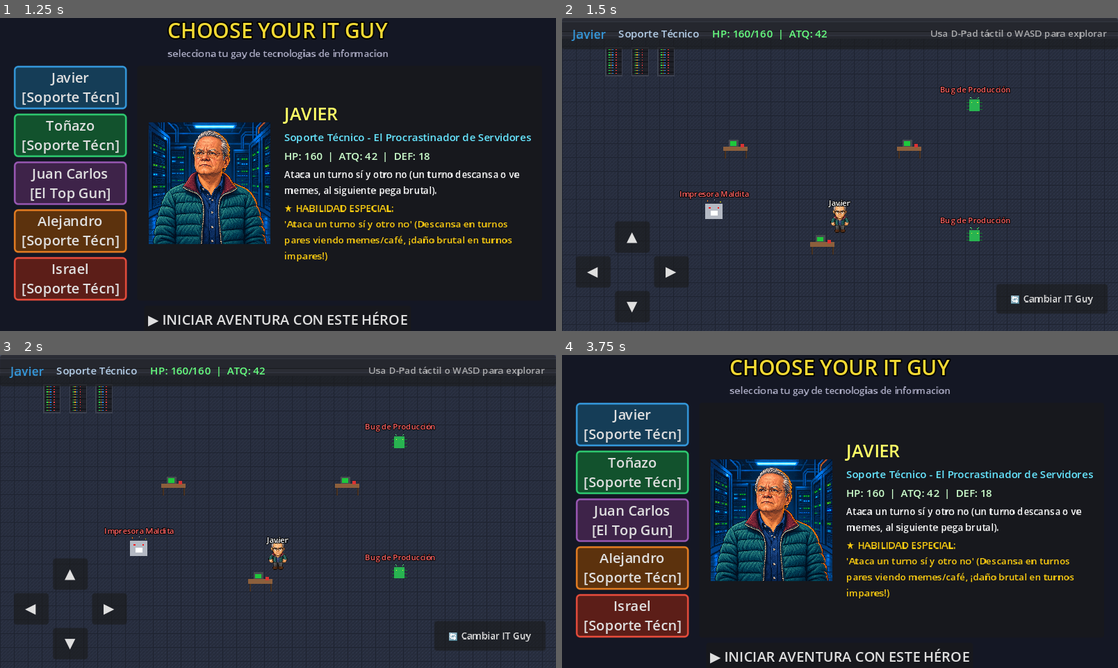
Above: before the commit, frames 1-4 (two rows, left to right).
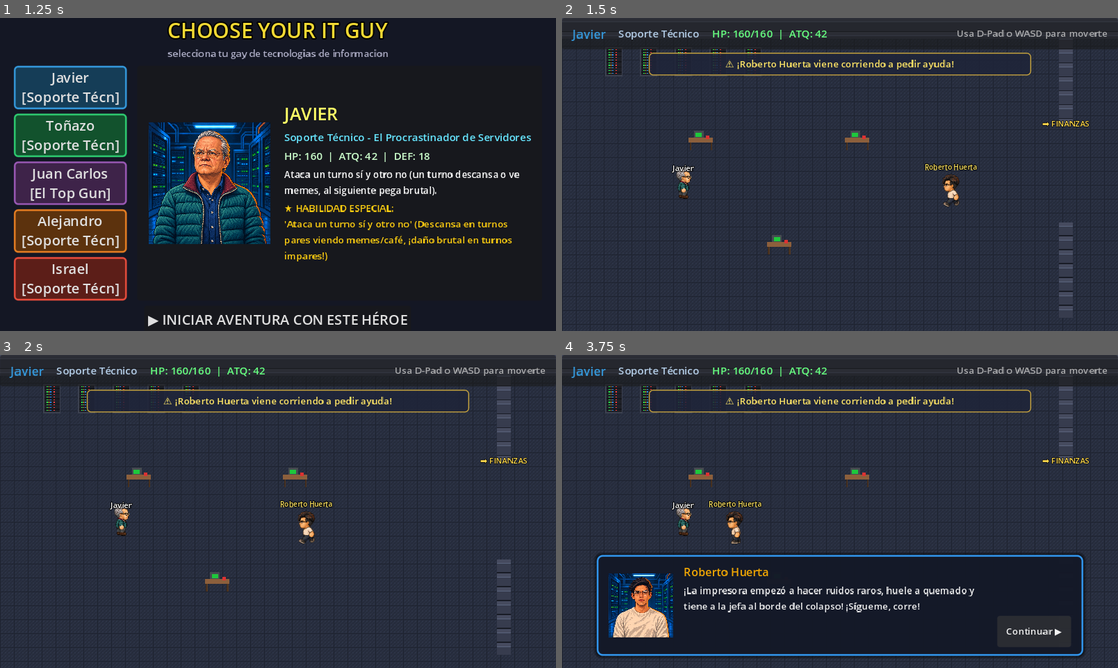
Above: after the commit, the same moments.

Repository: nevalova/it-adventures
Game: Godot game, scene res://scenes/title_screen.tscn
Same seed, same stepped clock (60 frames per second), same inputs: the game is played once before the commit and once after it.
Inputs (mouse positions are in pixels of both pictures, inside the frame that each line leads up to):
- Up to frame 1 (1.25 s): tap Space at 0.5, 0.6 s; move the mouse to (400, 158) at 0.52 s; hold Right (ui_right) from 0.53 s (still down); hold Enter (ui_accept) from 0.53 s (still down); click (400, 158) at 0.67 s
- Up to frame 2 (1.5 s): release Right (ui_right) at 1.25 s; release Enter (ui_accept) at 1.25 s; click "▶ INICIAR AVENTURA CON ESTE H…" at 1.25 s
- Up to frame 3 (2 s): no input
- Up to frame 4 (3.75 s): click (634, 574) at 2 s, where only the run before the commit has a clickable "▲"; click (634, 642) at 2.75 s, where only the run before the commit has a clickable "▼"; click (1034, 630) at 3.5 s, where only the run after the commit has a clickable "Continuar ▶"

Frame 1 is identical in both runs. In frame 2, 6.2% of the frame differs, in the area x 2-99%, y 3-98%; in frame 3, 6.2%; in frame 4, 58%, in the area x 0-100%, y 0-100%.

Commit message:
Add Roberto Huerta intro cinematic, office corridor, Usuaria NPC, and Impresora Maldita boss fight

Diff:
--- a/scenes/battle.tscn
+++ b/scenes/battle.tscn
@@ -74,8 +74,8 @@
 layout_mode = 2
 
 [node name="EnemySprite" type="TextureRect" parent="MainBox/BattleArena/EnemySide/Center"]
-texture_filter = 0
-custom_minimum_size = Vector2(80, 80)
+texture_filter = 1
+custom_minimum_size = Vector2(110, 110)
 layout_mode = 2
 texture = ExtResource("2_enemy_spr")
 expand_mode = 1
--- a/scenes/enemy.tscn
+++ b/scenes/enemy.tscn
@@ -12,7 +12,8 @@
 script = ExtResource("1_enemy")
 
 [node name="Sprite2D" type="Sprite2D" parent="."]
-texture_filter = 0
+texture_filter = 1
+scale = Vector2(0.2, 0.2)
 texture = ExtResource("2_spr")
 
 [node name="CollisionShape2D" type="CollisionShape2D" parent="."]
--- a/scenes/overworld.tscn
+++ b/scenes/overworld.tscn
@@ -7,19 +7,55 @@
 [ext_resource type="Texture2D" path="res://assets/desk.png" id="5_desk"]
 [ext_resource type="PackedScene" path="res://scenes/player.tscn" id="6_player"]
 [ext_resource type="PackedScene" path="res://scenes/enemy.tscn" id="7_enemy"]
+[ext_resource type="Texture2D" path="res://assets/characters/roberto_huerta_spritesheet.png" id="8_roberto_spr"]
+[ext_resource type="Texture2D" path="res://assets/characters/usuaria_spritesheet.png" id="9_usuaria_spr"]
+[ext_resource type="Texture2D" path="res://assets/props/workstation_assembled.png" id="10_workstation"]
+[ext_resource type="Texture2D" path="res://assets/props/desk_light.png" id="11_desk_light"]
+[ext_resource type="Texture2D" path="res://assets/props/desk_office.png" id="12_desk_office"]
 
 [sub_resource type="RectangleShape2D" id="RectangleShape2D_wall_h"]
-size = Vector2(640, 20)
+size = Vector2(1280, 20)
 
 [sub_resource type="RectangleShape2D" id="RectangleShape2D_wall_v"]
 size = Vector2(20, 360)
 
+[sub_resource type="RectangleShape2D" id="RectangleShape2D_divider"]
+size = Vector2(16, 110)
+
+[sub_resource type="RectangleShape2D" id="RectangleShape2D_trigger"]
+size = Vector2(40, 260)
+
+[sub_resource type="StyleBoxFlat" id="StyleBoxFlat_dialog"]
+bg_color = Color(0.08, 0.1, 0.16, 0.94)
+border_width_left = 2
+border_width_top = 2
+border_width_right = 2
+border_width_bottom = 2
+border_color = Color(0.2, 0.6, 0.95, 1)
+corner_radius_top_left = 6
+corner_radius_top_right = 6
+corner_radius_bottom_right = 6
+corner_radius_bottom_left = 6
+shadow_size = 4
+
+[sub_resource type="StyleBoxFlat" id="StyleBoxFlat_objective"]
+bg_color = Color(0.12, 0.14, 0.22, 0.88)
+border_width_left = 1
+border_width_top = 1
+border_width_right = 1
+border_width_bottom = 1
+border_color = Color(0.95, 0.77, 0.25, 0.9)
+corner_radius_top_left = 4
+corner_radius_top_right = 4
+corner_radius_bottom_right = 4
+corner_radius_bottom_left = 4
+
 [node name="Overworld" type="Node2D"]
 script = ExtResource("1_overworld")
 
 [node name="Floor" type="TextureRect" parent="."]
 texture_filter = 0
-offset_right = 640.0
+offset_right = 1280.0
 offset_bottom = 360.0
 texture = ExtResource("2_floor")
 stretch_mode = 1
@@ -30,17 +66,17 @@
 
 [node name="WallTop" type="TextureRect" parent="Walls"]
 texture_filter = 0
-offset_right = 640.0
+offset_right = 1280.0
 offset_bottom = 24.0
 texture = ExtResource("3_wall")
 stretch_mode = 1
 
 [node name="CollTop" type="CollisionShape2D" parent="Walls"]
-position = Vector2(320, 10)
+position = Vector2(640, 10)
 shape = SubResource("RectangleShape2D_wall_h")
 
 [node name="CollBottom" type="CollisionShape2D" parent="Walls"]
-position = Vector2(320, 350)
+position = Vector2(640, 350)
 shape = SubResource("RectangleShape2D_wall_h")
 
 [node name="CollLeft" type="CollisionShape2D" parent="Walls"]
@@ -48,8 +84,46 @@
 shape = SubResource("RectangleShape2D_wall_v")
 
 [node name="CollRight" type="CollisionShape2D" parent="Walls"]
-position = Vector2(630, 180)
+position = Vector2(1270, 180)
 shape = SubResource("RectangleShape2D_wall_v")
+
+[node name="WallDividerTop" type="TextureRect" parent="Walls"]
+texture_filter = 0
+offset_left = 572.0
+offset_top = 20.0
+offset_right = 588.0
+offset_bottom = 125.0
+texture = ExtResource("3_wall")
+stretch_mode = 1
+
+[node name="CollDividerTop" type="CollisionShape2D" parent="Walls"]
+position = Vector2(580, 70)
+shape = SubResource("RectangleShape2D_divider")
+
+[node name="WallDividerBottom" type="TextureRect" parent="Walls"]
+texture_filter = 0
+offset_left = 572.0
+offset_top = 235.0
+offset_right = 588.0
+offset_bottom = 345.0
+texture = ExtResource("3_wall")
+stretch_mode = 1
+
+[node name="CollDividerBottom" type="CollisionShape2D" parent="Walls"]
+position = Vector2(580, 290)
+shape = SubResource("RectangleShape2D_divider")
+
+[node name="SignLabel" type="Label" parent="."]
+offset_left = 520.0
+offset_top = 115.0
+offset_right = 640.0
+offset_bottom = 138.0
+theme_override_colors/font_color = Color(1, 0.85, 0.3, 1)
+theme_override_colors/font_outline_color = Color(0, 0, 0, 1)
+theme_override_constants/outline_size = 2
+theme_override_font_sizes/font_size = 9
+text = "➡️ FINANZAS"
+horizontal_alignment = 1
 
 [node name="EnvironmentProps" type="Node2D" parent="."]
 
@@ -60,49 +134,123 @@
 
 [node name="ServerRack2" type="Sprite2D" parent="EnvironmentProps"]
 texture_filter = 0
-position = Vector2(90, 50)
+position = Vector2(100, 50)
 texture = ExtResource("4_rack")
 
 [node name="ServerRack3" type="Sprite2D" parent="EnvironmentProps"]
 texture_filter = 0
-position = Vector2(120, 50)
+position = Vector2(140, 50)
 texture = ExtResource("4_rack")
 
-[node name="Desk1" type="Sprite2D" parent="EnvironmentProps"]
-texture_filter = 0
-position = Vector2(200, 150)
+[node name="ServerRack4" type="Sprite2D" parent="EnvironmentProps"]
+texture_filter = 0
+position = Vector2(180, 50)
+texture = ExtResource("4_rack")
+
+[node name="ServerRack5" type="Sprite2D" parent="EnvironmentProps"]
+texture_filter = 0
+position = Vector2(220, 50)
+texture = ExtResource("4_rack")
+
+[node name="DeskIT1" type="Sprite2D" parent="EnvironmentProps"]
+texture_filter = 0
+position = Vector2(160, 140)
 texture = ExtResource("5_desk")
 
-[node name="Desk2" type="Sprite2D" parent="EnvironmentProps"]
-texture_filter = 0
-position = Vector2(400, 150)
+[node name="DeskIT2" type="Sprite2D" parent="EnvironmentProps"]
+texture_filter = 0
+position = Vector2(340, 140)
 texture = ExtResource("5_desk")
 
-[node name="Desk3" type="Sprite2D" parent="EnvironmentProps"]
-texture_filter = 0
-position = Vector2(300, 260)
+[node name="DeskIT3" type="Sprite2D" parent="EnvironmentProps"]
+texture_filter = 0
+position = Vector2(250, 260)
 texture = ExtResource("5_desk")
 
+[node name="WorkstationFinanzas" type="Sprite2D" parent="EnvironmentProps"]
+texture_filter = 1
+position = Vector2(940, 160)
+scale = Vector2(0.26, 0.26)
+texture = ExtResource("10_workstation")
+
+[node name="DeskLight" type="Sprite2D" parent="EnvironmentProps"]
+texture_filter = 1
+position = Vector2(780, 260)
+scale = Vector2(0.25, 0.25)
+texture = ExtResource("11_desk_light")
+
+[node name="DeskOffice" type="Sprite2D" parent="EnvironmentProps"]
+texture_filter = 1
+position = Vector2(1020, 260)
+scale = Vector2(0.25, 0.25)
+texture = ExtResource("12_desk_office")
+
 [node name="Player" parent="." instance=ExtResource("6_player")]
-position = Vector2(320, 200)
+position = Vector2(140, 200)
 
 [node name="Camera2D" type="Camera2D" parent="Player"]
 limit_left = 0
 limit_top = 0
-limit_right = 640
+limit_right = 1280
 limit_bottom = 360
 
+[node name="RobertoHuerta" type="Node2D" parent="."]
+position = Vector2(480, 200)
+
+[node name="Sprite2D" type="Sprite2D" parent="RobertoHuerta"]
+texture_filter = 1
+scale = Vector2(0.24, 0.24)
+texture = ExtResource("8_roberto_spr")
+hframes = 4
+vframes = 12
+frame = 8
+
+[node name="NameTag" type="Label" parent="RobertoHuerta"]
+offset_left = -40.0
+offset_top = -34.0
+offset_right = 40.0
+offset_bottom = -21.0
+theme_override_colors/font_color = Color(1, 0.9, 0.4, 1)
+theme_override_colors/font_outline_color = Color(0, 0, 0, 1)
+theme_override_constants/outline_size = 3
+theme_override_font_sizes/font_size = 8
+text = "Roberto Huerta"
+horizontal_alignment = 1
+
+[node name="Usuaria" type="Node2D" parent="."]
+position = Vector2(940, 130)
+
+[node name="Sprite2D" type="Sprite2D" parent="Usuaria"]
+texture_filter = 1
+scale = Vector2(0.24, 0.24)
+texture = ExtResource("9_usuaria_spr")
+hframes = 4
+vframes = 12
+frame = 40
+
+[node name="NameTag" type="Label" parent="Usuaria"]
+offset_left = -50.0
+offset_top = -34.0
+offset_right = 50.0
+offset_bottom = -21.0
+theme_override_colors/font_color = Color(1, 0.6, 0.8, 1)
+theme_override_colors/font_outline_color = Color(0, 0, 0, 1)
+theme_override_constants/outline_size = 3
+theme_override_font_sizes/font_size = 8
+text = "Usuaria Finanzas"
+horizontal_alignment = 1
+
+[node name="OfficeTrigger" type="Area2D" parent="."]
+position = Vector2(750, 190)
+collision_layer = 0
+collision_mask = 1
+
+[node name="CollisionShape2D" type="CollisionShape2D" parent="OfficeTrigger"]
+shape = SubResource("RectangleShape2D_trigger")
+
 [node name="EnemyPrinter" parent="." instance=ExtResource("7_enemy")]
-position = Vector2(180, 220)
+position = Vector2(1120, 190)
 enemy_type = "printer"
-
-[node name="EnemyBug" parent="." instance=ExtResource("7_enemy")]
-position = Vector2(480, 100)
-enemy_type = "bug"
-
-[node name="EnemyBug2" parent="." instance=ExtResource("7_enemy")]
-position = Vector2(480, 250)
-enemy_type = "bug"
 
 [node name="CanvasLayer" type="CanvasLayer" parent="."]
 
@@ -142,7 +290,7 @@
 layout_mode = 2
 theme_override_colors/font_color = Color(0.7, 0.8, 0.9, 1)
 theme_override_font_sizes/font_size = 12
-text = "[Sysadmin Senior]"
+text = "[Soporte Técnico]"
 
 [node name="HeroStats" type="Label" parent="CanvasLayer/HUD/HeroInfo"]
 layout_mode = 2
@@ -155,8 +303,28 @@
 size_flags_horizontal = 3
 theme_override_colors/font_color = Color(0.8, 0.8, 0.8, 0.8)
 theme_override_font_sizes/font_size = 11
-text = "Usa D-Pad táctil o WASD para explorar"
+text = "Usa D-Pad o WASD para moverte"
 horizontal_alignment = 2
+
+[node name="ObjectiveBanner" type="PanelContainer" parent="CanvasLayer/HUD"]
+layout_mode = 1
+anchors_preset = 5
+anchor_left = 0.5
+anchor_right = 0.5
+offset_left = -220.0
+offset_top = 40.0
+offset_right = 220.0
+offset_bottom = 66.0
+grow_horizontal = 2
+theme_override_styles/panel = SubResource("StyleBoxFlat_objective")
+
+[node name="Label" type="Label" parent="CanvasLayer/HUD/ObjectiveBanner"]
+layout_mode = 2
+theme_override_colors/font_color = Color(1, 0.9, 0.4, 1)
+theme_override_font_sizes/font_size = 11
+text = "⚠️ ¡Roberto Huerta viene corriendo a pedir ayuda!"
+horizontal_alignment = 1
+vertical_alignment = 1
 
 [node name="TouchControls" type="Control" parent="CanvasLayer/HUD"]
 layout_mode = 1
@@ -257,3 +425,67 @@
 focus_mode = 0
 theme_override_font_sizes/font_size = 11
 text = "🔄 Cambiar IT Guy"
+
+[node name="DialogBox" type="PanelContainer" parent="CanvasLayer"]
+visible = false
+anchors_preset = 7
+anchor_left = 0.5
+anchor_top = 1.0
+anchor_right = 0.5
+anchor_bottom = 1.0
+offset_left = -280.0
+offset_top = -130.0
+offset_right = 280.0
+offset_bottom = -14.0
+grow_horizontal = 2
+grow_vertical = 0
+theme_override_styles/panel = SubResource("StyleBoxFlat_dialog")
+
+[node name="Margin" type="MarginContainer" parent="CanvasLayer/DialogBox"]
+layout_mode = 2
+theme_override_constants/margin_left = 12
+theme_override_constants/margin_top = 8
+theme_override_constants/margin_right = 12
+theme_override_constants/margin_bottom = 8
+
+[node name="HBox" type="HBoxContainer" parent="CanvasLayer/DialogBox/Margin"]
+layout_mode = 2
+theme_override_constants/separation = 12
+
+[node name="PortraitFrame" type="PanelContainer" parent="CanvasLayer/DialogBox/Margin/HBox"]
+custom_minimum_size = Vector2(74, 74)
+layout_mode = 2
+size_flags_vertical = 4
+
+[node name="Portrait" type="TextureRect" parent="CanvasLayer/DialogBox/Margin/HBox/PortraitFrame"]
+layout_mode = 2
+expand_mode = 1
+stretch_mode = 5
+
+[node name="TextBox" type="VBoxContainer" parent="CanvasLayer/DialogBox/Margin/HBox"]
+layout_mode = 2
+size_flags_horizontal = 3
+theme_override_constants/separation = 4
+
+[node name="Speaker" type="Label" parent="CanvasLayer/DialogBox/Margin/HBox/TextBox"]
+layout_mode = 2
+theme_override_colors/font_color = Color(1, 0.85, 0.2, 1)
+theme_override_font_sizes/font_size = 13
+text = "Roberto Huerta"
+
+[node name="Message" type="Label" parent="CanvasLayer/DialogBox/Margin/HBox/TextBox"]
+custom_minimum_size = Vector2(0, 48)
+layout_mode = 2
+size_flags_vertical = 3
+theme_override_colors/font_color = Color(0.95, 0.95, 0.95, 1)
+theme_override_font_sizes/font_size = 11
+text = "¡Ayuda con la impresora!"
+autowrap_mode = 3
+
+[node name="BtnContinue" type="Button" parent="CanvasLayer/DialogBox/Margin/HBox"]
+custom_minimum_size = Vector2(85, 36)
+layout_mode = 2
+size_flags_vertical = 8
+focus_mode = 0
+theme_override_font_sizes/font_size = 11
+text = "Continuar ▶"
--- a/scripts/character_select.gd
+++ b/scripts/character_select.gd
@@ -66,4 +66,7 @@
 
 func _on_confirm_selection():
 	GameManager.init_party(current_selected_id)
+	GameManager.intro_cutscene_done = false
+	GameManager.office_cutscene_done = false
+	GameManager.player_saved_position = Vector2(140, 200)
 	get_tree().change_scene_to_file("res://scenes/overworld.tscn")
--- a/scripts/enemy.gd
+++ b/scripts/enemy.gd
@@ -42,8 +42,18 @@
 	name_tag.text = spec["name"]
 	if ResourceLoader.exists(spec["texture_path"]):
 		sprite.texture = load(spec["texture_path"])
+	if enemy_type == "printer":
+		sprite.scale = Vector2(0.2, 0.2)
+		name_tag.text = "⚠️ IMPRESORA MALDITA"
+		name_tag.modulate = Color(1.0, 0.3, 0.3)
 
 func _process(delta):
+	if enemy_type == "printer":
+		# La impresora vibra peligrosamente sobrecalentada
+		var shake = sin(Time.get_ticks_msec() * 0.04) * 1.8
+		sprite.position.x = shake
+		return
+
 	change_timer -= delta
 	if change_timer <= 0:
 		pick_random_direction()
--- a/scripts/game_manager.gd
+++ b/scripts/game_manager.gd
@@ -87,9 +87,11 @@
 
 var selected_hero_id: String = "javier"
 var party: Array = []
-var player_saved_position: Vector2 = Vector2(320, 240)
+var player_saved_position: Vector2 = Vector2(140, 200)
 var current_enemy_data: Dictionary = {}
 var victorious_count: int = 0
+var intro_cutscene_done: bool = false
+var office_cutscene_done: bool = false
 
 func _ready():
 	# Party por defecto con los héroes principales
--- a/scripts/overworld.gd
+++ b/scripts/overworld.gd
@@ -1,16 +1,47 @@
 extends Node2D
 
 @onready var player = $Player
+@onready var roberto = $RobertoHuerta
+@onready var roberto_sprite = $RobertoHuerta/Sprite2D
+@onready var usuaria = $Usuaria
+@onready var usuaria_sprite = $Usuaria/Sprite2D
+@onready var office_trigger = $OfficeTrigger
+@onready var enemy_printer = $EnemyPrinter
+
+# HUD & Controls
 @onready var hud_hero_name = $CanvasLayer/HUD/HeroInfo/HeroName
 @onready var hud_hero_role = $CanvasLayer/HUD/HeroInfo/HeroRole
 @onready var hud_stats = $CanvasLayer/HUD/HeroInfo/HeroStats
 @onready var btn_switch = $CanvasLayer/HUD/TouchControls/RightBox/SwitchBtn
-
-# Botones táctiles virtuales
+@onready var touch_controls = $CanvasLayer/HUD/TouchControls
+@onready var objective_label = $CanvasLayer/HUD/ObjectiveBanner/Label
+
+# D-Pad táctil
 @onready var btn_up = $CanvasLayer/HUD/TouchControls/DpadBox/BtnUp
 @onready var btn_down = $CanvasLayer/HUD/TouchControls/DpadBox/BtnDown
 @onready var btn_left = $CanvasLayer/HUD/TouchControls/DpadBox/BtnLeft
 @onready var btn_right = $CanvasLayer/HUD/TouchControls/DpadBox/BtnRight
+
+# Dialog Box
+@onready var dialog_box = $CanvasLayer/DialogBox
+@onready var dialog_portrait = $CanvasLayer/DialogBox/Margin/HBox/PortraitFrame/Portrait
+@onready var dialog_speaker = $CanvasLayer/DialogBox/Margin/HBox/TextBox/Speaker
+@onready var dialog_message = $CanvasLayer/DialogBox/Margin/HBox/TextBox/Message
+@onready var dialog_btn = $CanvasLayer/DialogBox/Margin/HBox/BtnContinue
+
+# State Machine
+enum State {
+	IDLE,
+	ROBERTO_RUN_TO_PLAYER,
+	ROBERTO_RUN_TO_OFFICE,
+	ROBERTO_FLEE,
+	FREE_EXPLORE
+}
+
+var current_state: State = State.IDLE
+var anim_timer: float = 0.0
+var dialog_queue: Array = []
+var on_dialog_closed_callback: Callable
 
 func _ready():
 	var leader = GameManager.get_leader_data()
@@ -19,9 +50,6 @@
 	hud_stats.text = "HP: %d/%d  |  ATQ: %d" % [leader["hp"], leader["max_hp"], leader["atk"]]
 	hud_hero_name.modulate = leader["color"]
 
-	if GameManager.player_saved_position != Vector2.ZERO:
-		player.global_position = GameManager.player_saved_position
-
 	btn_switch.pressed.connect(func():
 		get_tree().change_scene_to_file("res://scenes/character_select.tscn")
 	)
@@ -29,12 +57,190 @@
 	# Conexión táctil del D-Pad
 	btn_up.button_down.connect(func(): player.dpad_up = true)
 	btn_up.button_up.connect(func(): player.dpad_up = false)
-
 	btn_down.button_down.connect(func(): player.dpad_down = true)
 	btn_down.button_up.connect(func(): player.dpad_down = false)
-
 	btn_left.button_down.connect(func(): player.dpad_left = true)
 	btn_left.button_up.connect(func(): player.dpad_left = false)
-
 	btn_right.button_down.connect(func(): player.dpad_right = true)
 	btn_right.button_up.connect(func(): player.dpad_right = false)
+
+	# Conexión del botón de diálogo
+	dialog_btn.pressed.connect(_advance_dialog)
+
+	# Conexión del trigger de la oficina
+	office_trigger.body_entered.connect(_on_office_trigger_entered)
+
+	# Verificar estado de la partida
+	if not GameManager.intro_cutscene_done:
+		# Secuencia inicial: jugador quieto mirando a la derecha
+		player.global_position = Vector2(140, 200)
+		player.set_facing(Vector2.RIGHT)
+		player.can_move = false
+
+		# Roberto empieza corriendo desde la derecha
+		roberto.global_position = Vector2(480, 200)
+		roberto.visible = true
+		current_state = State.ROBERTO_RUN_TO_PLAYER
+		touch_controls.visible = false
+		objective_label.text = "⚠️ ¡Roberto Huerta viene corriendo a pedir ayuda!"
+	else:
+		# Ya se hizo la intro
+		if GameManager.player_saved_position != Vector2.ZERO:
+			player.global_position = GameManager.player_saved_position
+		player.can_move = true
+		touch_controls.visible = true
+
+		if GameManager.office_cutscene_done:
+			# Roberto ya huyó de la escena
+			roberto.visible = false
+			objective_label.text = "⚠️ ¡Acércate a la Impresora Maldita y neutralízala!"
+		else:
+			# Roberto está esperando en la oficina
+			roberto.global_position = Vector2(880, 200)
+			roberto_sprite.frame = 2 * 4 + 0 # Mirando a la izquierda
+			objective_label.text = "Sigue a Roberto Huerta a la oficina de Finanzas ➡️"
+		current_state = State.FREE_EXPLORE
+
+func _process(delta):
+	anim_timer += delta
+
+	# Animación de pánico leve de la Usuaria
+	if usuaria.visible:
+		var panic_col = int(anim_timer * 4.0) % 4
+		usuaria_sprite.frame = 10 * 4 + panic_col
+
+	match current_state:
+		State.ROBERTO_RUN_TO_PLAYER:
+			# Roberto corre hacia la izquierda hacia el jugador
+			var move_speed = 190.0
+			roberto.position.x -= move_speed * delta
+			var run_col = int(anim_timer * 8.0) % 4
+			roberto_sprite.frame = 2 * 4 + run_col # Fila 2 = Izquierda
+
+			if roberto.position.x <= 200.0:
+				roberto.position.x = 200.0
+				roberto_sprite.frame = 2 * 4 + 0 # Parado mirando al jugador
+				current_state = State.IDLE
+				_start_intro_dialog()
+
+		State.ROBERTO_RUN_TO_OFFICE:
+			# Roberto sale corriendo a la oficina a la derecha
+			var move_speed = 240.0
+			roberto.position.x += move_speed * delta
+			var run_col = int(anim_timer * 9.0) % 4
+			roberto_sprite.frame = 6 * 4 + run_col # Fila 6 = Derecha
+
+			if roberto.position.x >= 880.0:
+				roberto.position.x = 880.0
+				roberto_sprite.frame = 2 * 4 + 0 # Espera mirando a la izquierda
+				current_state = State.FREE_EXPLORE
+
+		State.ROBERTO_FLEE:
+			# Roberto sale corriendo huyendo de la oficina (hacia la izquierda y desaparece)
+			var move_speed = 260.0
+			roberto.position.x -= move_speed * delta
+			var run_col = int(anim_timer * 10.0) % 4
+			roberto_sprite.frame = 2 * 4 + run_col # Fila 2 = Izquierda huyendo
+
+			if roberto.position.x <= 500.0:
+				roberto.visible = false
+				current_state = State.FREE_EXPLORE
+
+func _start_intro_dialog():
+	var leader = GameManager.get_leader_data()
+	var hero_name = leader["name"]
+
+	dialog_queue = [
+		{
+			"speaker": "Roberto Huerta",
+			"portrait": "res://assets/characters/roberto_huerta_portrait.png",
+			"color": Color("#f1c40f"),
+			"text": "¡%s, qué bueno que te encuentro! ¡Necesito ayuda urgente en la oficina de Finanzas!" % hero_name
+		},
+		{
+			"speaker": "Roberto Huerta",
+			"portrait": "res://assets/characters/roberto_huerta_portrait.png",
+			"color": Color("#f1c40f"),
+			"text": "¡La impresora empezó a hacer ruidos raros, huele a quemado y tiene a la jefa al borde del colapso! ¡Sígueme, corre!"
+		}
+	]
+
+	on_dialog_closed_callback = func():
+		GameManager.intro_cutscene_done = true
+		current_state = State.ROBERTO_RUN_TO_OFFICE
+		player.can_move = true
+		touch_controls.visible = true
+		objective_label.text = "Objetivo: Sigue a Roberto Huerta a la oficina de Finanzas ➡️"
+
+	_show_next_in_queue()
+
+func _on_office_trigger_entered(body):
+	if body == player and not GameManager.office_cutscene_done:
+		GameManager.office_cutscene_done = true
+		player.can_move = false
+		player.set_facing(Vector2.RIGHT)
+		touch_controls.visible = false
+
+		# Secuencia de llegada a la oficina
+		dialog_queue = [
+			{
+				"speaker": "Roberto Huerta",
+				"portrait": "res://assets/characters/roberto_huerta_portrait.png",
+				"color": Color("#f1c40f"),
+				"text": "¡Aquí está el desastre! Bueno... ¡yo ya cumplí con avisar, te dejo con el experto! ¡Suerte!"
+			},
+			{
+				"speaker": "Usuaria de Finanzas",
+				"portrait": "res://assets/characters/usuaria_portrait.png",
+				"color": Color("#fd79a8"),
+				"text": "¡Ayuda, por favor! Mandé a imprimir la nómina quincenal y esta máquina del demonio se tragó todo el papel y empezó a disparar tóner hirviendo..."
+			},
+			{
+				"speaker": "Usuaria de Finanzas",
+				"portrait": "res://assets/characters/usuaria_portrait.png",
+				"color": Color("#fd79a8"),
+				"text": "¡Si no la neutralizas ahora mismo nos quedamos sin quincena y se incendia el departamento!"
+			}
+		]
+
+		on_dialog_closed_callback = func():
+			current_state = State.ROBERTO_FLEE
+			player.can_move = true
+			touch_controls.visible = true
+			objective_label.text = "⚠️ ¡Acércate a la Impresora Maldita y neutralízala!"
+
+		_show_next_in_queue()
+
+func _show_next_in_queue():
+	if dialog_queue.is_empty():
+		dialog_box.visible = false
+		if on_dialog_closed_callback.is_valid():
+			var cb = on_dialog_closed_callback
+			on_dialog_closed_callback = Callable()
+			cb.call()
+		return
+
+	var data = dialog_queue.pop_front()
+	dialog_speaker.text = data["speaker"]
+	dialog_speaker.modulate = data["color"]
+	dialog_message.text = data["text"]
+
+	if ResourceLoader.exists(data["portrait"]):
+		dialog_portrait.texture = load(data["portrait"])
+		dialog_portrait.visible = true
+	else:
+		dialog_portrait.visible = false
+
+	dialog_box.visible = true
+
+func _advance_dialog():
+	_show_next_in_queue()
+
+func _unhandled_input(event):
+	if dialog_box.visible:
+		if event.is_action_pressed("ui_accept") \
+		or (event is InputEventKey and event.pressed and (event.keycode == KEY_SPACE or event.keycode == KEY_ENTER)) \
+		or (event is InputEventMouseButton and event.pressed and event.button_index == MOUSE_BUTTON_LEFT) \
+		or (event is InputEventScreenTouch and event.pressed):
+			get_viewport().set_input_as_handled()
+			_advance_dialog()
--- a/scripts/player.gd
+++ b/scripts/player.gd
@@ -3,10 +3,11 @@
 @export var speed: float = 140.0
 @export var walk_anim_speed: float = 8.0
 
-var facing_direction: Vector2 = Vector2.DOWN
+var facing_direction: Vector2 = Vector2.RIGHT
 var is_moving: bool = false
 var anim_timer: float = 0.0
-var current_row: int = 0
+var current_row: int = 6 # Row 6 = Este (Derecha)
+var can_move: bool = true
 
 # Controles táctiles móviles
 var dpad_up: bool = false
@@ -26,9 +27,23 @@
 		sprite.hframes = 4
 		sprite.vframes = 12
 		sprite.scale = Vector2(0.24, 0.24)
-		sprite.frame = 0 # Fila 0, frame 0 = Mirando al frente hacia abajo
+		current_row = 6
+		sprite.frame = current_row * 4 + 0 # Mirando a la derecha
+		facing_direction = Vector2.RIGHT
+
+func set_facing(dir: Vector2):
+	facing_direction = dir
+	current_row = get_direction_row(dir)
+	sprite.frame = current_row * 4 + 0
 
 func _physics_process(delta):
+	if not can_move:
+		velocity = Vector2.ZERO
+		is_moving = false
+		anim_timer = 0.0
+		sprite.frame = current_row * 4 + 0
+		move_and_slide()
+		return
 	var input_vector = Vector2.ZERO
 	input_vector.x = Input.get_action_strength("ui_right") - Input.get_action_strength("ui_left")
 	input_vector.y = Input.get_action_strength("ui_down") - Input.get_action_strength("ui_up")
Binary file added: assets/characters/novato_portrait.png
Not shown, added: assets/characters/novato_portrait.png.import
Binary file added: assets/characters/novato_spritesheet.png
Not shown, added: assets/characters/novato_spritesheet.png.import
Binary file added: assets/characters/roberto_huerta_portrait.png
Not shown, added: assets/characters/roberto_huerta_portrait.png.import
Binary file added: assets/characters/roberto_huerta_spritesheet.png
Not shown, added: assets/characters/roberto_huerta_spritesheet.png.import
Binary file added: assets/characters/usuaria_portrait.png
Not shown, added: assets/characters/usuaria_portrait.png.import
Binary file added: assets/characters/usuaria_spritesheet.png
Not shown, added: assets/characters/usuaria_spritesheet.png.import
(and 16 more such lines)
